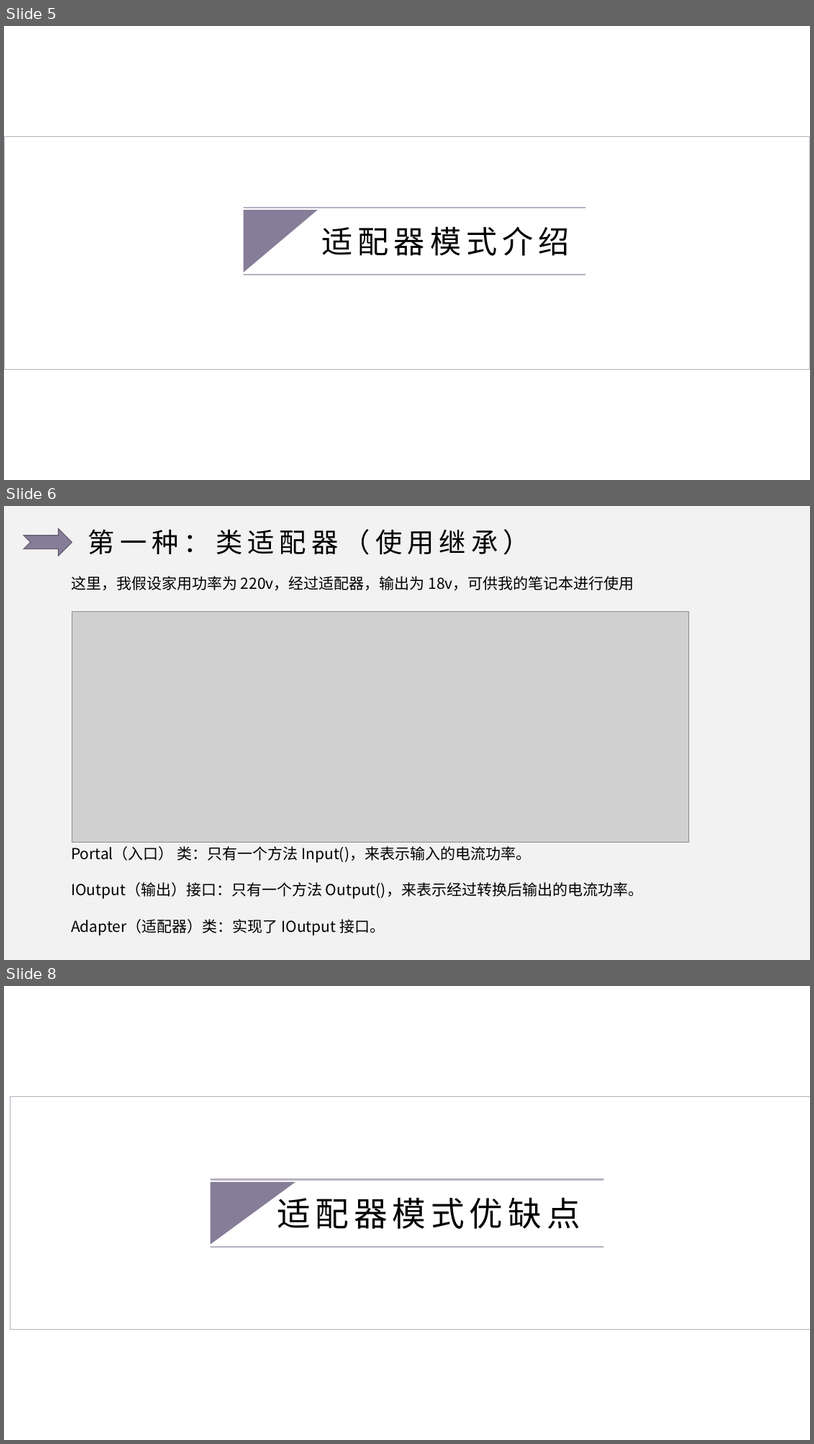
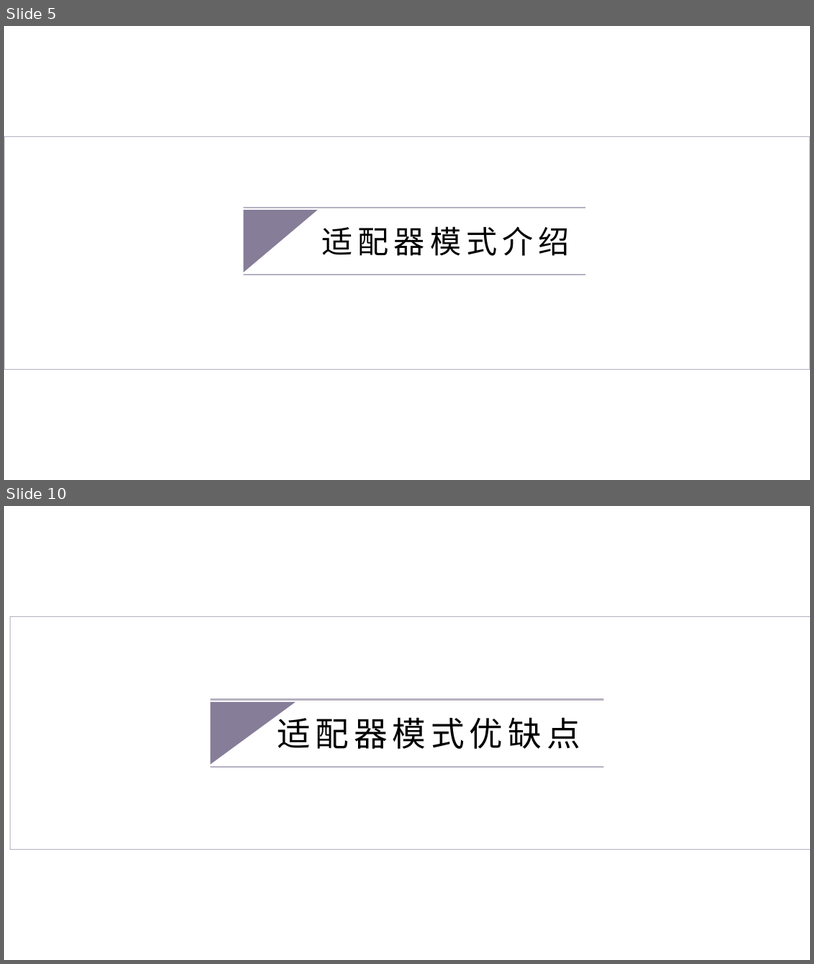
Before and after one commit to ulquiola/Adapter, a slide deck: 适配器模式.pptx. Shown one above the other, each under a label of ours: slides 5, 6 and 8 before the commit, slides 5 and 10 after it; the slides between them are not shown. The pictures are 814x1444 and 814x964 pixels, drawn with LibreOffice and Linux fonts; fonts in the diff are those of the drawing; grey boxes stand for pictures; background and template pictures are left out. Boxes give left, top, right and bottom in pixels: in the first picture for what was removed or moved away, otherwise in the second. Text is boxed around its words. In the diff, an @@ line names an element or a change of style, - is before the commit and + after.

```diff
--- a/适配器模式.pptx
+++ b/适配器模式.pptx
@@ slide 6 removed at [4,506,810,960], background #F2F2F2 @@
@@ notched right arrow removed at [24,528,72,556] @@
@@ text removed at [88,529,530,555] @@
-第一种：类适配器（使用继承）
@@ text removed at [71,576,634,590] @@
-这里，我假设家用功率为 220v，经过适配器，输出为 18v，可供我的笔记本进行使用
@@ picture removed at [72,612,689,842] @@
@@ text removed at [71,846,643,935] @@
-Portal（入口） 类：只有一个方法 Input()，来表示输入的电流功率。
-IOutput（输出）接口：只有一个方法 Output()，来表示经过转换后输出的电流功率。
-Adapter（适配器）类：实现了 IOutput 接口。
@@ what was slide 8 is now slide 10 @@
```
Also in this commit, not shown: 2 slides changed, 5 slides added, 6 other slides removed.
